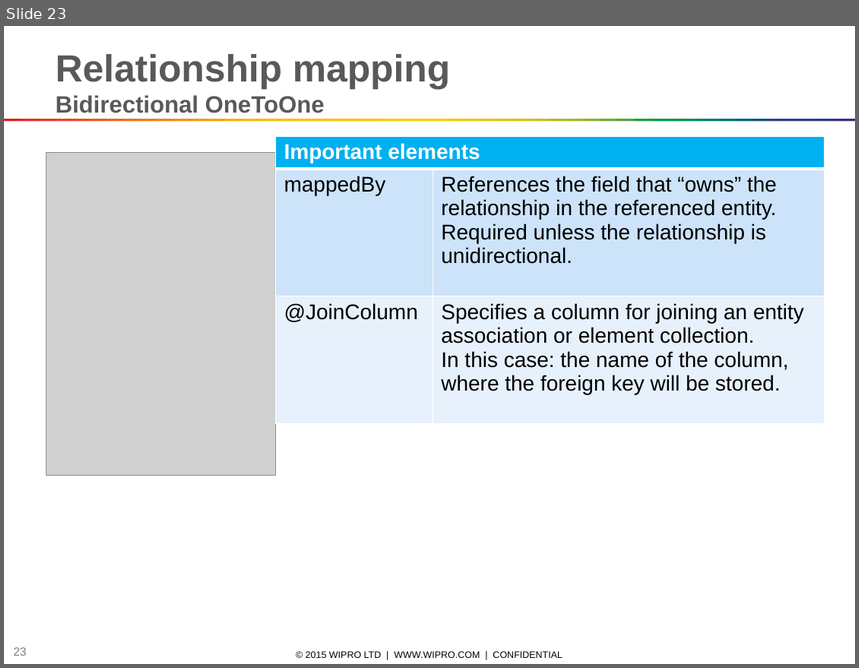
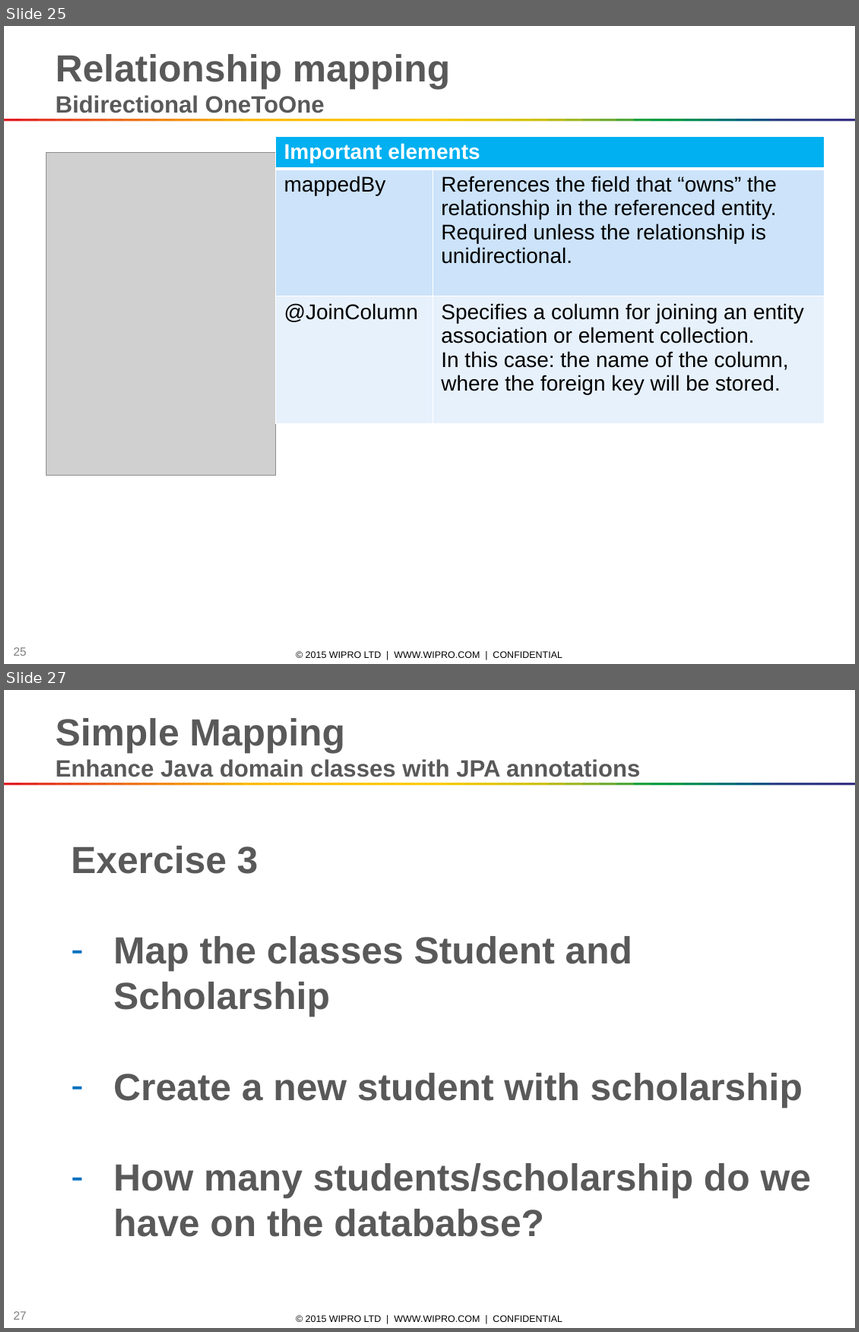
Before and after one commit to marcelsamaruga/wiproTraining, a slide deck: Java Persistence API and Hibernate.pptx. Shown one above the other, each under a label of ours: slide 23 before the commit, slides 25 and 27 after it; the slides between them are not shown. The pictures are 859x668 and 859x1332 pixels, drawn with LibreOffice and Linux fonts; fonts in the diff are those of the drawing; grey boxes stand for pictures. Boxes give left, top, right and bottom in pixels: in the first picture for what was removed or moved away, otherwise in the second. Text is boxed around its words. In the diff, an @@ line names an element or a change of style, - is before the commit and + after.

```diff
--- a/Java Persistence API and Hibernate.pptx
+++ b/Java Persistence API and Hibernate.pptx
@@ slide 27 added at <box>4,690,855,1328</box>, background #FFFFFF; not listed: 53 template elements that a slide beside it also shows @@
@@ text added at <box>56,718,640,777</box>, 20 pt, text #595959, bold @@
+Simple Mapping
+Enhance Java domain classes with JPA annotations
@@ text added at <box>71,846,811,1237</box>, 32 pt, text #595959, bold @@
+Exercise 3
+– Map the classes Student and Scholarship
+– Create a new student with scholarship
+– How many students/scholarship do we have on the datababse?
@@ what was slide 23 is now slide 25 @@
@@ page number at <box>13,648,26,656</box>: text changed @@
-23
+25
```
Also in this commit, not shown: 4 slides changed, 16 other slides added.
